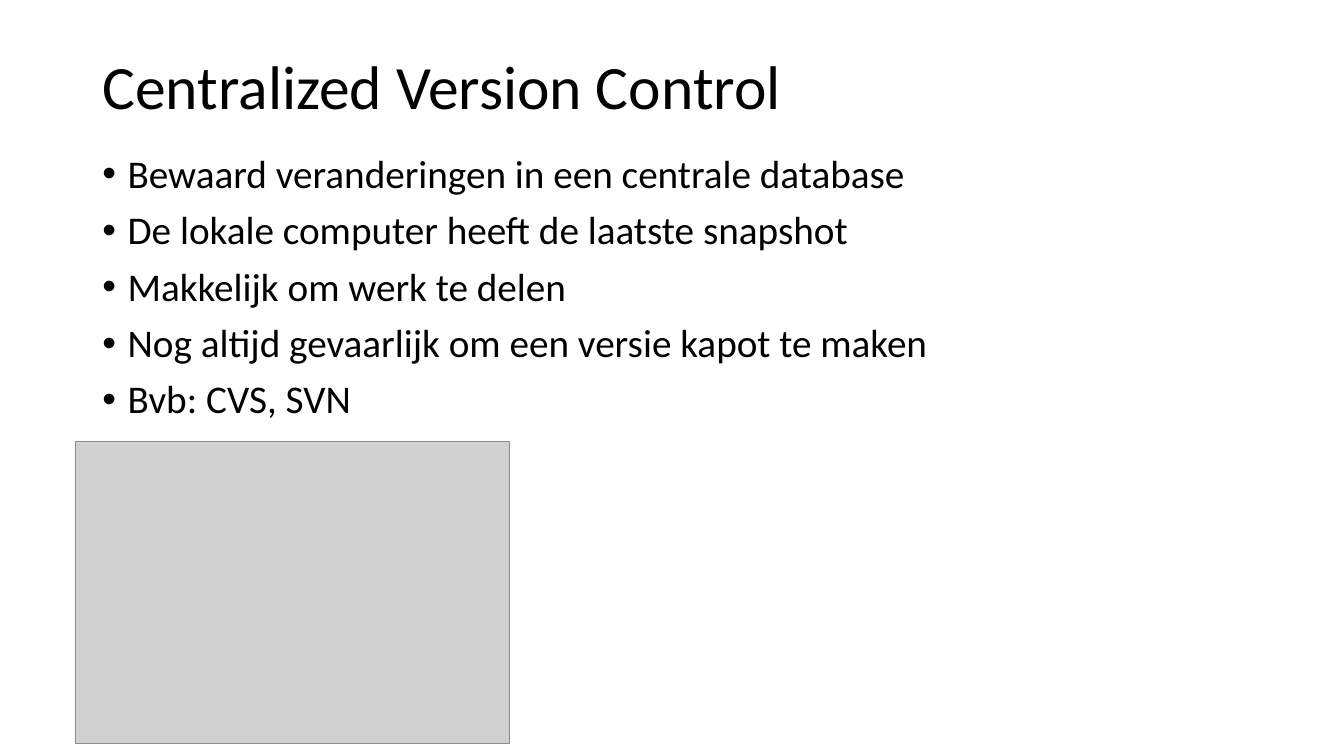
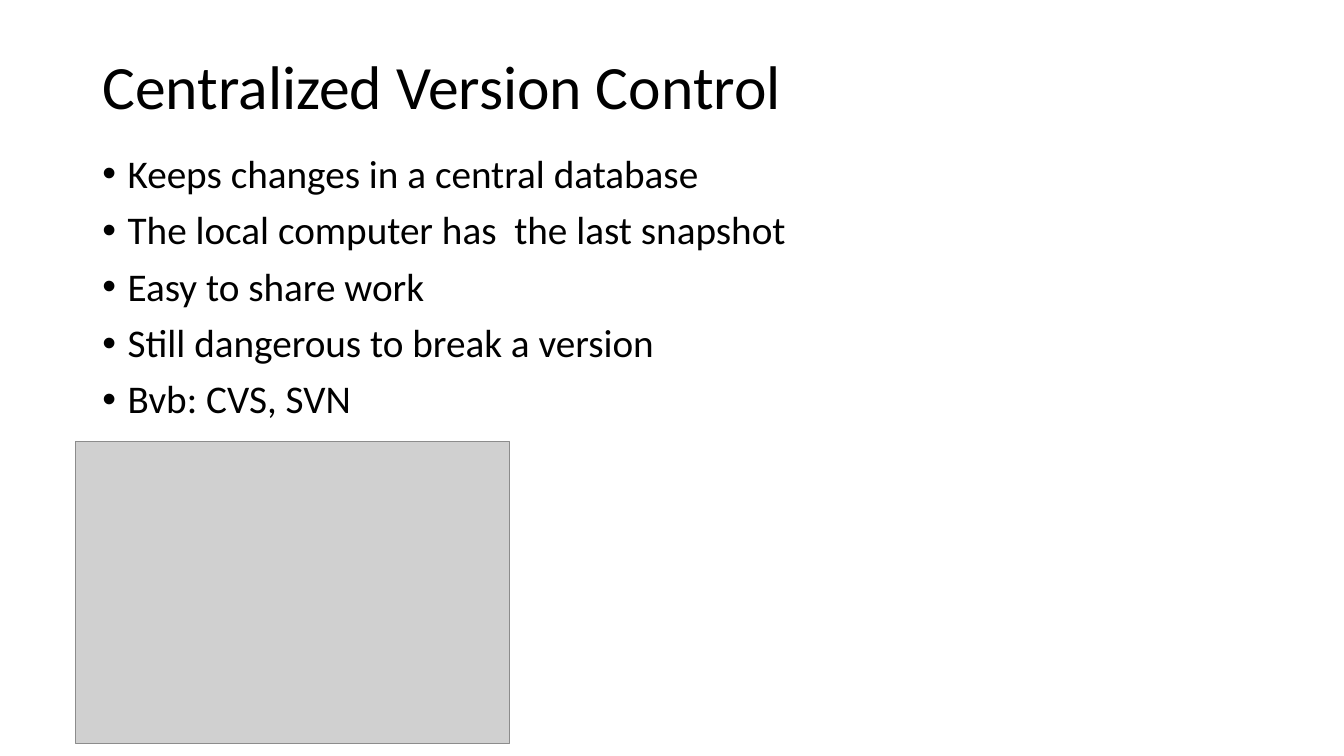
Before and after one commit to tomovermeers/MyFirstGitProject, a slide deck: slide 5 of GIT.pptx. Drawn at 1344x756 pixels with LibreOffice and Linux fonts; fonts in the diff are those of the drawing; grey boxes stand for pictures. Boxes give left, top, right and bottom in pixels: in the first picture for what was removed or moved away, otherwise in the second. Text is boxed around its words. In the diff, an @@ line names an element or a change of style, - is before the commit and + after.

```diff
--- a/GIT.pptx
+++ b/GIT.pptx
@@ text at <box>128,160,786,364</box>: text changed @@
-• Bewaard veranderingen in een centrale database
-• De lokale computer heeft de laatste snapshot
-• Makkelijk om werk te delen
-• Nog altijd gevaarlijk om een versie kapot te maken
+• Keeps changes in a central database
+• The local computer has the last snapshot
+• Easy to share work
+• Still dangerous to break a version
```
Also in this commit, not shown: 10 other slides changed, 3 slides added, 1 other file.
